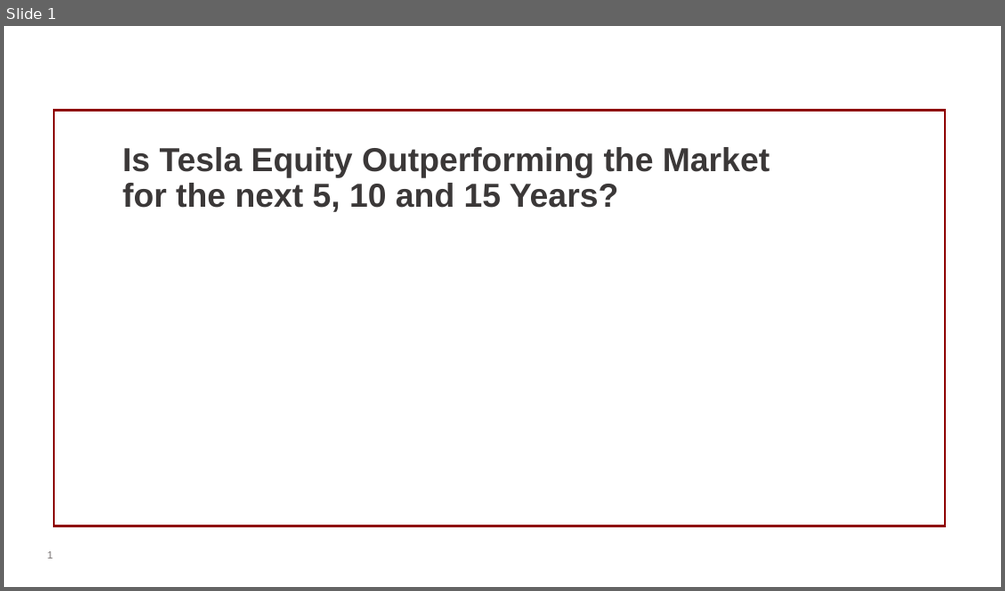
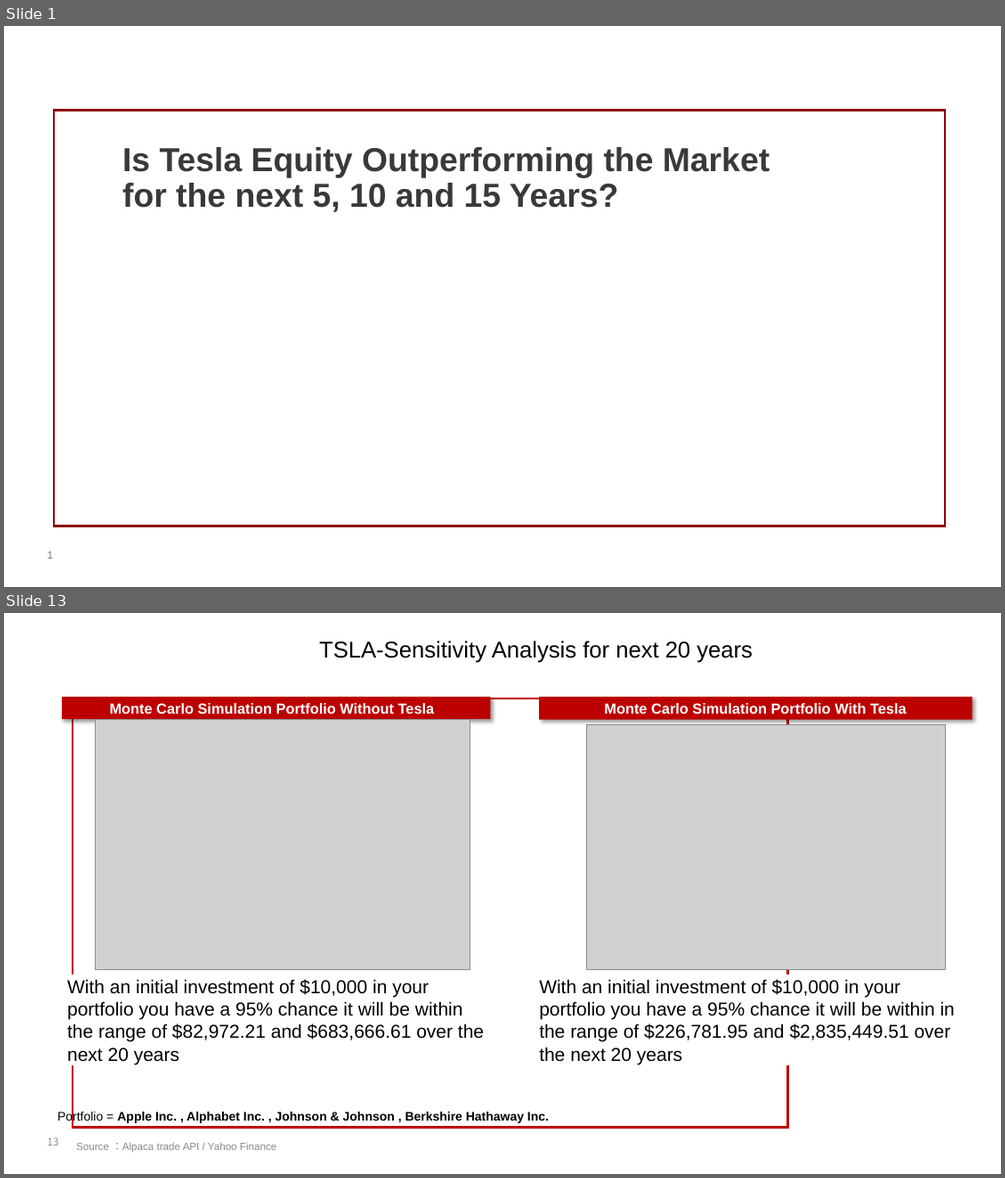
Before and after one commit to shonaqvi/Your-Next-Investment-, a slide deck: Slide_Template/TSLA deck.pptx. Shown one above the other, each under a label of ours: slide 1 before the commit, slides 1 and 13 after it; the slides between them are not shown. The pictures are 1005x591 and 1005x1178 pixels, drawn with LibreOffice and Linux fonts; fonts in the diff are those of the drawing; grey boxes stand for pictures; background and template pictures are left out. Boxes give left, top, right and bottom in pixels: in the first picture for what was removed or moved away, otherwise in the second. Text is boxed around its words. In the diff, an @@ line names an element or a change of style, - is before the commit and + after.

Commit message:
updated TSLA deck

```diff
--- a/Slide_Template/TSLA deck.pptx
+++ b/Slide_Template/TSLA deck.pptx
@@ slide 13 added at box(4, 613, 1001, 1174), background picture (left out) @@
@@ title added at box(319, 641, 752, 663), 22 pt, text #000000 @@
+TSLA-Sensitivity Analysis for next 20 years
@@ rectangle added at box(63, 697, 491, 719), fill #BC0000, 14 pt, text #FFFFFF, bold @@
+Monte Carlo Simulation Portfolio Without Tesla
@@ rectangle added at box(73, 698, 788, 1127), outline #C00000 2.25 pt @@
@@ picture added at box(95, 719, 469, 970) @@
@@ rectangle added at box(540, 697, 972, 719), fill #BC0000, 14 pt, text #FFFFFF, bold @@
+Monte Carlo Simulation Portfolio With Tesla
@@ picture added at box(587, 725, 946, 970) @@
@@ text added at box(67, 979, 484, 1064), 18 pt, text #000000 @@
+With an initial investment of $10,000 in your portfolio you have a 95% chance it will be within the range of $82,972.21 and $683,666.61 over the next 20 years
@@ text added at box(539, 979, 955, 1064), 18 pt, text #000000 @@
+With an initial investment of $10,000 in your portfolio you have a 95% chance it will be within in the range of $226,781.95 and $2,835,449.51 over the next 20 years
@@ text added at box(57, 1111, 549, 1124), 12 pt, text #000000, bold @@
+Portfolio = Apple Inc. , Alphabet Inc. , Johnson & Johnson , Berkshire Hathaway Inc.
@@ page number added at box(48, 1137, 59, 1145), 10 pt, text #8C8C8C @@
+13
@@ text added at box(76, 1142, 276, 1151), 10 pt, text #8C8C8C @@
+Source ：Alpaca trade API / Yahoo Finance
```
Also in this commit, not shown: 3 slides changed, 8 other slides added, 6 slides removed, 8 other files.
